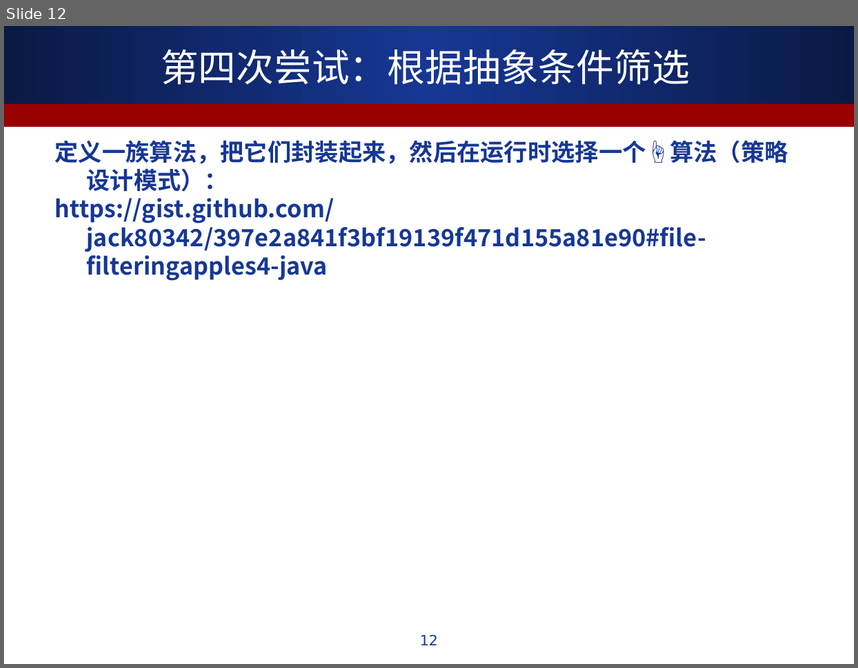
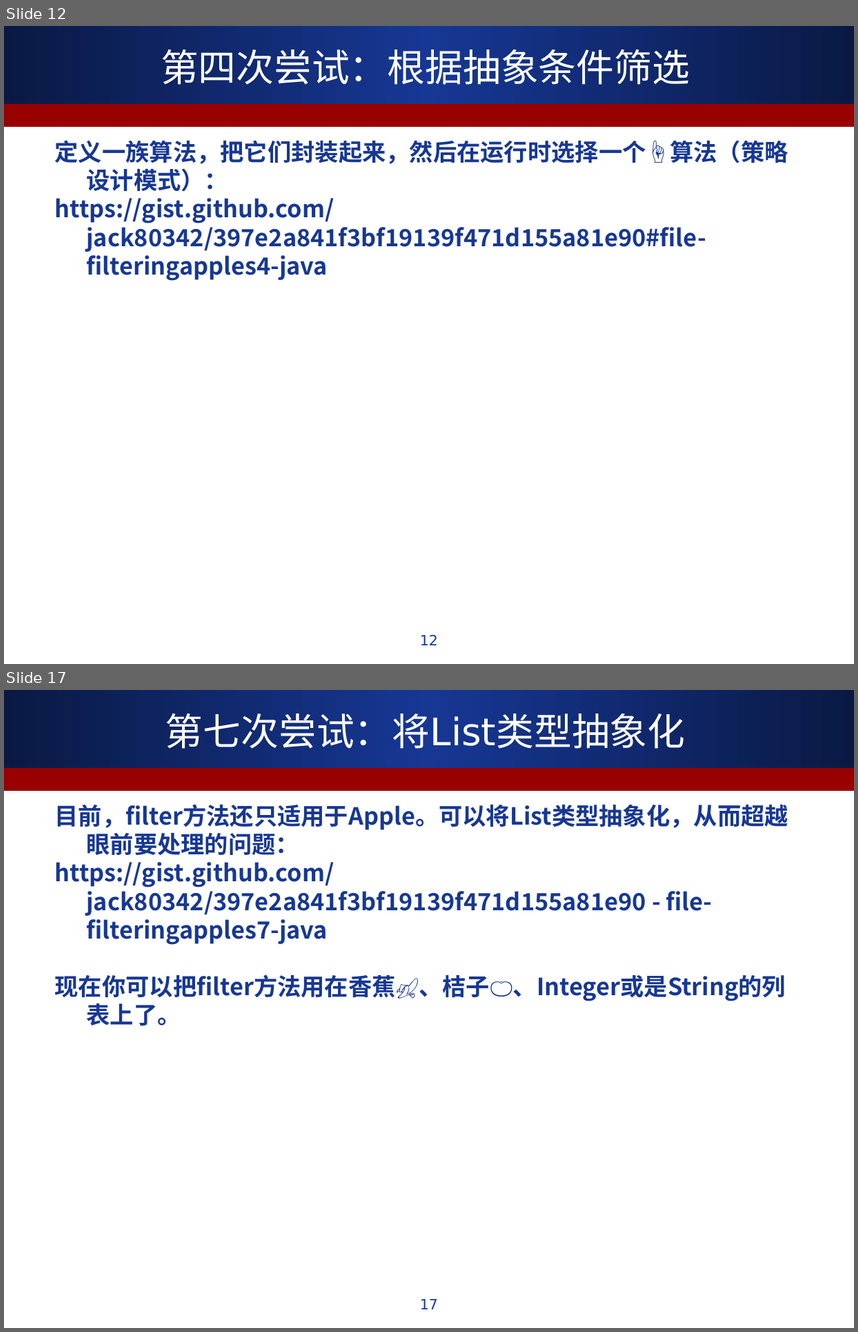
Before and after one commit to ALiberInc/Training, a slide deck: Java8NewFeature/第一章_通过行为参数化传递代码.ppt. Shown one above the other, each under a label of ours: slide 12 before the commit, slides 12 and 17 after it; the slides between them are not shown. The pictures are 858x668 and 858x1332 pixels, drawn with LibreOffice and Linux fonts; fonts in the diff are those of the drawing. Boxes give left, top, right and bottom in pixels: in the first picture for what was removed or moved away, otherwise in the second. Text is boxed around its words. In the diff, an @@ line names an element or a change of style, - is before the commit and + after.

Commit message:
写到第七次尝试：将List类型抽象化

```diff
--- a/Java8NewFeature/第一章_通过行为参数化传递代码.ppt
+++ b/Java8NewFeature/第一章_通过行为参数化传递代码.ppt
@@ slide 17 added at box(4, 690, 854, 1328), background #FFFFFF; not listed: 2 template elements that a slide beside it also shows @@
@@ title added at box(165, 713, 685, 749), 32 pt, text #FFFFFF @@
+第七次尝试：将List类型抽象化
@@ text added at box(55, 804, 789, 1025), 20 pt, text #163794, bold @@
+目前，filter方法还只适用于Apple。可以将List类型抽象化，从而超越眼前要处理的问题：
+https://gist.github.com/jack80342/397e2a841f3bf19139f471d155a81e90 - file-filteringapples7-java
+现在你可以把filter方法用在香蕉🍌、桔子🍊、Integer或是String的列表上了。
@@ page number added at box(420, 1299, 438, 1309), 12 pt, text #163794 @@
+17
```
Also in this commit, not shown: 2 slides changed, 2 other slides added.
